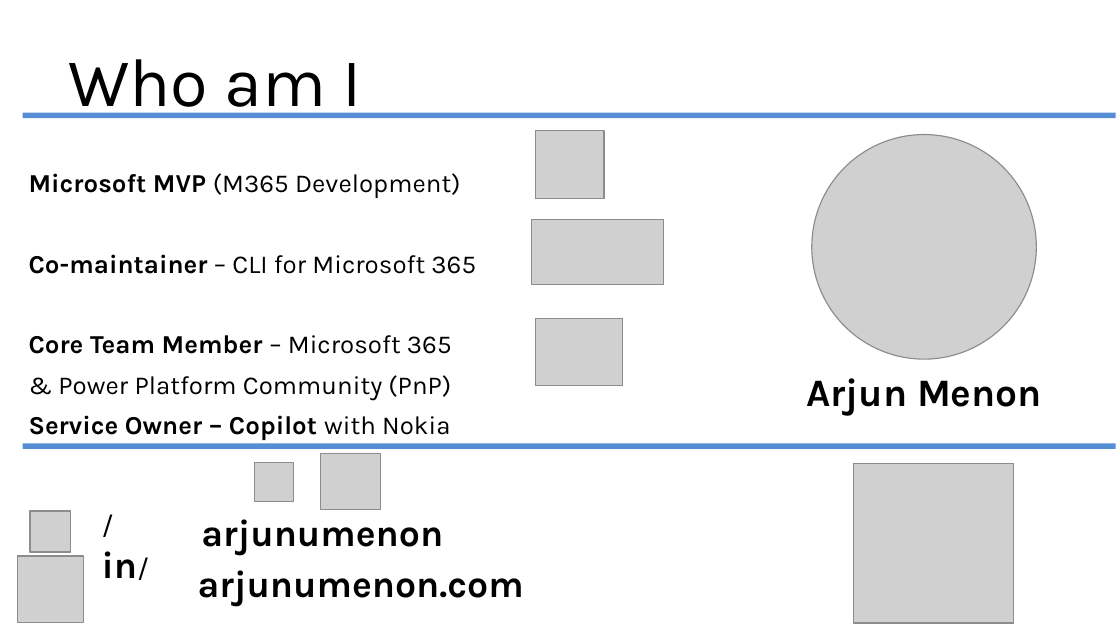
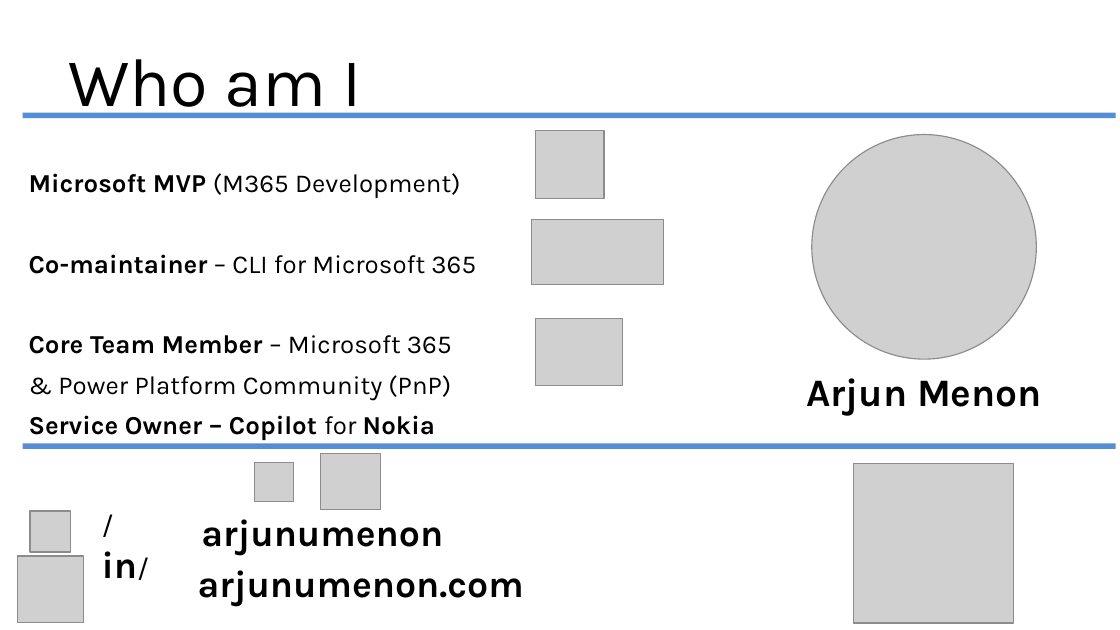
Before and after one commit to arjunumenon/expertsliveindia-2025, a slide deck: slide 2 of deck/CLIM365 - Manage M365 Workloads - Arjun Menon.pptx. Drawn at 1120x630 pixels with LibreOffice and Linux fonts; fonts in the diff are those of the drawing; grey boxes stand for pictures; background and template pictures are left out. Boxes give left, top, right and bottom in pixels: in the first picture for what was removed or moved away, otherwise in the second. Text is boxed around its words. In the diff, an @@ line names an element or a change of style, - is before the commit and + after.

Commit message:
Minor update in the deck

```diff
--- a/deck/CLIM365 - Manage M365 Workloads - Arjun Menon.pptx
+++ b/deck/CLIM365 - Manage M365 Workloads - Arjun Menon.pptx
@@ text at <box>29,415,435,440</box>: text changed @@
-Service Owner – Copilot with Nokia
+Service Owner – Copilot for Nokia
```
